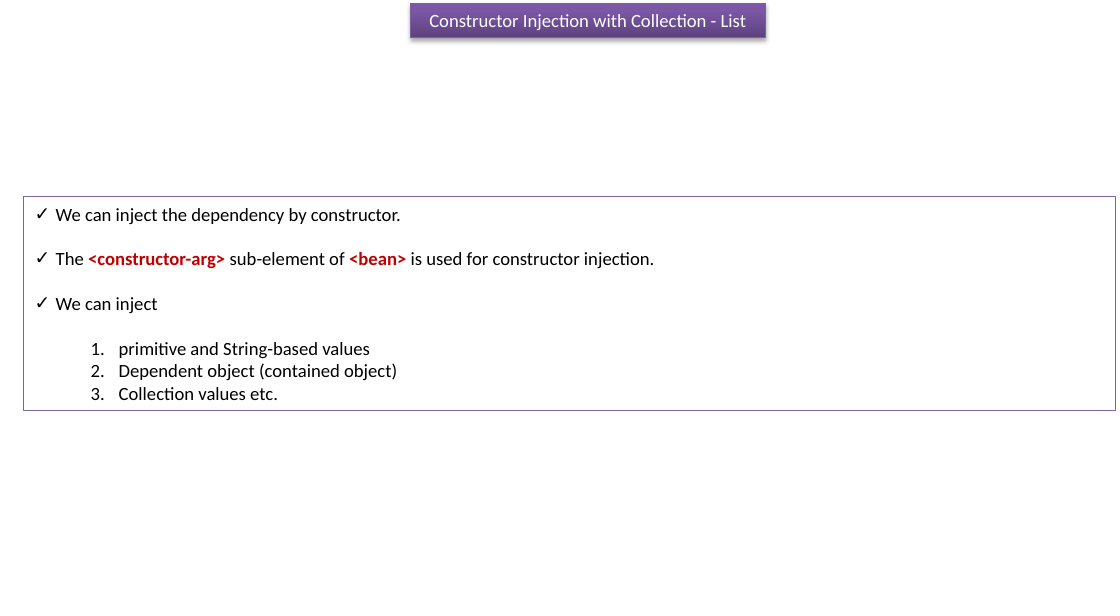
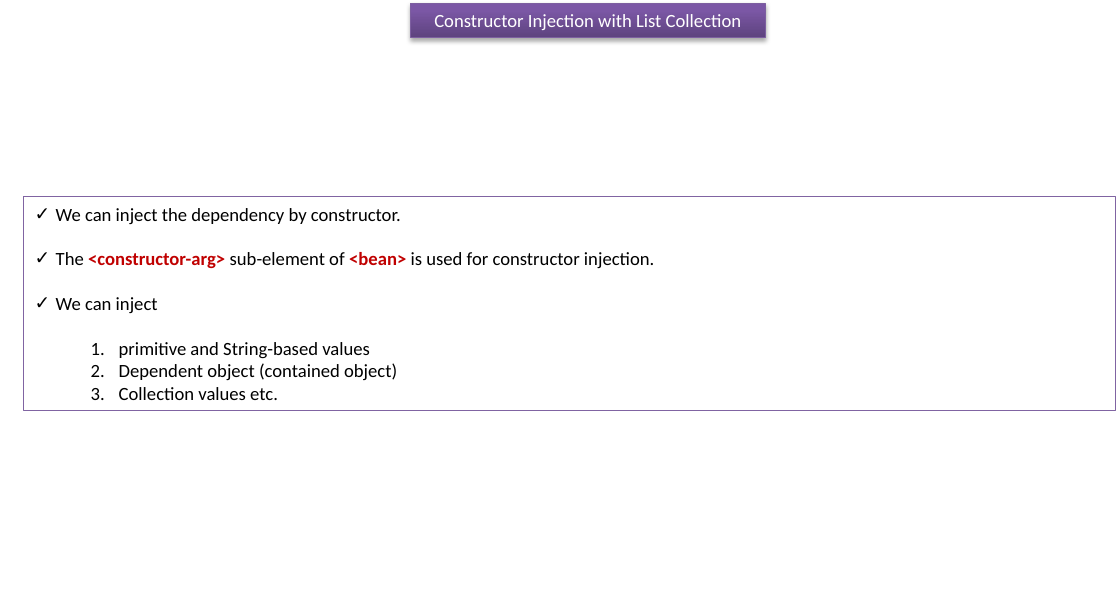
Before and after one commit to ramram43210/javaee, a slide deck: slide 1 of Later/Spring/4_Dependency_Injection/8/Constructor Injection with Collection_List.pptx. Drawn at 1120x616 pixels with LibreOffice and Linux fonts; fonts in the diff are those of the drawing. Boxes give left, top, right and bottom in pixels: in the first picture for what was removed or moved away, otherwise in the second. Text is boxed around its words. In the diff, an @@ line names an element or a change of style, - is before the commit and + after.

```diff
--- a/Later/Spring/4_Dependency_Injection/8/Constructor Injection with Collection_List.pptx
+++ b/Later/Spring/4_Dependency_Injection/8/Constructor Injection with Collection_List.pptx
@@ text in rectangle at (x1=434, y1=14, x2=741, y2=30): text changed @@
-Constructor Injection with Collection - List
+Constructor Injection with List Collection
```
Also in this commit, not shown: 4 other slides changed, 5 other files.
